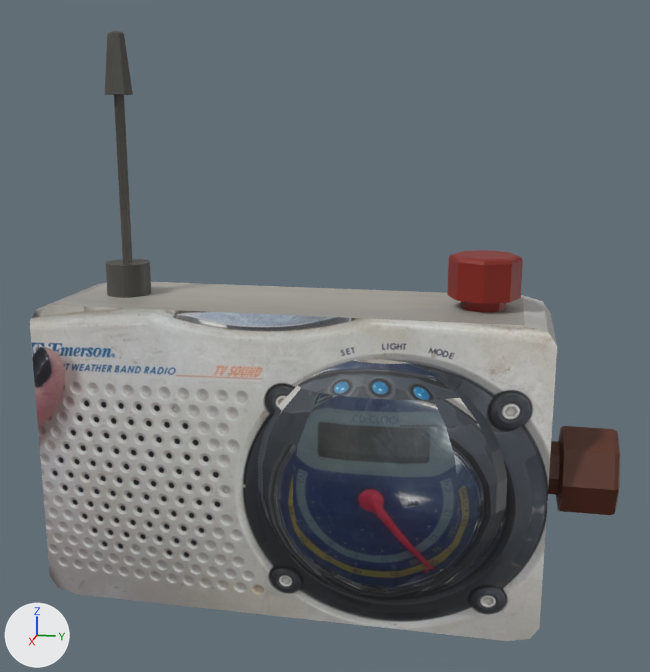
What one commit did to the Blender file Assets/Models/Textured Models/radio texture.blend.
Camera for both pictures: a 50 mm lens placed at (4.58, 1.29, 3.22), pointed at (0.12, 0.4, 2.1). Arrows for +X, +Y and +Z are at lower left; the lights stay in place.
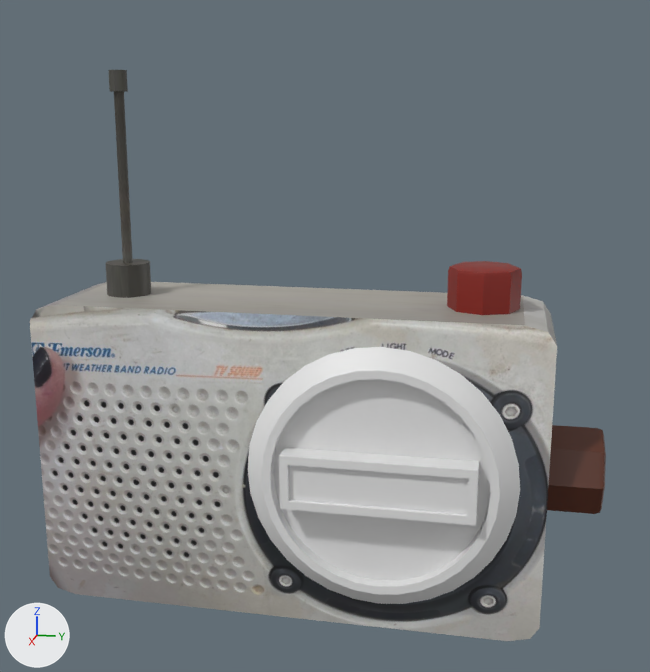
Commit message: radio changes

What changed in the scene script:
```text
Change me_cube:
    used by ob_cube; location = (0.0, 0.211, 1.434); scale = (0.365, 1.34, 0.829)
    remove me_cube.from_pydata(...)  # 144 vertices, 92 faces; spans x -1.0..1.0, y -1.0..1.0, z -1.0..2.66
    add me_cube.from_pydata(...)  # 88 vertices, 52 faces; spans x -1.0..1.0, y -1.0..1.0, z -1.0..2.43
    me_cube part 1: a new loose piece, an 8-sided cylinder along z spanning x -0.136..0.136, y -0.735..-0.661, z 2.297..2.426, in mat_radio_picture_first_pass (picture img_radio_first_pass__jpg)
    me_cube part 2: the loose piece of 40 vertices spanning x -0.21..0.21, y -0.76..-0.64, z 2.28..2.66 is deleted
    me_cube part 3: 14 kept faces spanning x -1.0..1.0, y -1.0..1.0, z -1.0..1.0 are now shaded smooth
Add me_plane:
    me_plane.from_pydata([(-0.32, -1.1, 0.0), (0.32, -1.1, 0.0), (-0.32, 1.1, 0.0), (0.32, 1.1, 0.0), (-0.22, -1.0, 0.27), (0.22, -1.0, 0.27), (-0.22, 1.0, 0.27), (0.22, 1.0, 0.27), (-0.32, 1.1, 0.27), (-0.32, -1.1, 0.27), (0.32, -1.1, 0.27), (0.32, 1.1, 0.27), (-0.22, -1.0, 0.22), (0.22, -1.0, 0.22), (-0.22, 1.0, 0.22), (0.22, 1.0, 0.22)], [], [(0, 2, 3, 1), (5, 7, 15, 13), (3, 2, 8, 11), (0, 1, 10, 9), (1, 3, 11, 10), (2, 0, 9, 8), (4, 6, 8, 9), (5, 4, 9, 10), (7, 5, 10, 11), (6, 7, 11, 8), (12, 13, 15, 14), (6, 4, 12, 14), (7, 6, 14, 15), (4, 5, 13, 12)])
Add me_circle_001:
    me_circle_001.from_pydata(...)  # 128 vertices, 97 faces; spans x -1.0..1.0, y -1.0..1.0, z -0.11..0.0
    me_circle_001.polygons.foreach_set('use_smooth', [True] * 97)
Change ob_cylinder:
    ob_cylinder.location: (0.0, 1.198, 2.08) -> (0.0, 1.198, 2.022)
Change ob_cylinder_001:
    ob_cylinder_001.location: (0.0, 1.321, 1.421) -> (0.0, 1.25, 1.421)
Remove ob_sphere:
    ob_sphere = bpy.data.objects.new('Sphere', me_sphere)
    ob_sphere.location = (0.339, 0.725, 1.419)
    ob_sphere.scale = (0.264, 0.651, 0.651)
Add ob_lcd_screen:
    ob_lcd_screen = bpy.data.objects.new('lcd screen', me_plane)
    ob_lcd_screen.location = (0.378, 0.729, 1.434)
    ob_lcd_screen.rotation_euler = (0.0, 1.571, 0.0)  # degrees (0, 90, 0)
    ob_lcd_screen.scale = (0.445, 0.445, 0.445)
Add ob_circle:
    ob_circle = bpy.data.objects.new('Circle', me_circle_001)
    ob_circle.location = (0.365, 0.729, 1.434)
    ob_circle.rotation_euler = (0.0, -1.571, 0.0)  # degrees (0, -90, 0)
    ob_circle.scale = (0.691, 0.691, 0.691)
```

Boxes (x1, y1, x2, y2) around the edits, measured in the pictures (650 x 672 px):
'Cube', reshaped (6% shorter): before (30, 31, 557, 641); after (30, 70, 557, 641)
'Sphere', deleted: before (258, 359, 507, 600)
'Circle', added: after (248, 347, 520, 604)
'lcd screen', added: after (279, 447, 479, 526)
'Cylinder.001', moved: before (548, 426, 620, 515); after (547, 425, 606, 514)
'Cylinder', moved: before (447, 250, 523, 312); after (447, 261, 522, 315)
part 1 of me_cube, added: after (108, 70, 128, 92)
part 2 of me_cube, deleted: before (105, 31, 133, 95)
part 3 of me_cube, shading changed: (244, 293, 552, 607) in both
